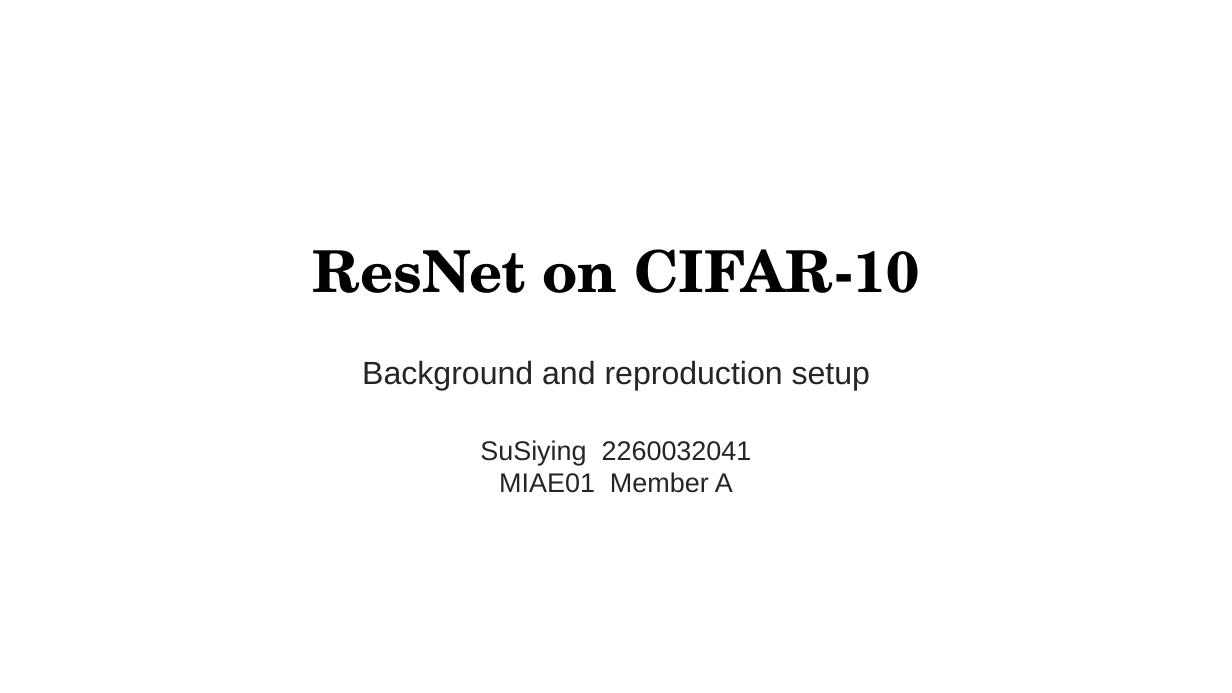
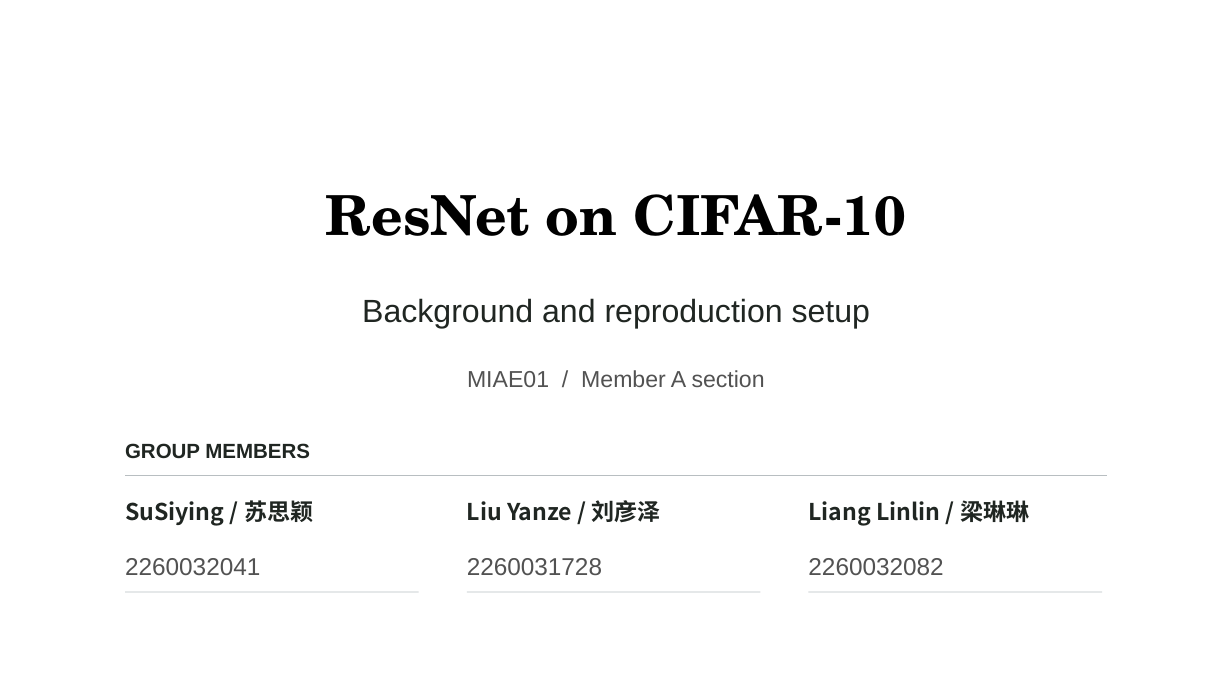
Before and after one commit to liuyanze910-svg/miae01-resnet-replication, a slide deck: slide 1 of docs/slides/week4_a_background_methods.pptx. Drawn at 1232x693 pixels with LibreOffice and Linux fonts; fonts in the diff are those of the drawing; background and template pictures are left out. Boxes give left, top, right and bottom in pixels: in the first picture for what was removed or moved away, otherwise in the second. Text is boxed around its words. In the diff, an @@ line names an element or a change of style, - is before the commit and + after.

Commit message:
2260032041 SuSiying Week4 add bilingual slides and full team cover

```diff
--- a/docs/slides/week4_a_background_methods.pptx
+++ b/docs/slides/week4_a_background_methods.pptx
@@ text "ResNet on CIFAR-10": place and size @@
-text "ResNet on CIFAR-10" at (312, 249, 920, 293)
+text "ResNet on CIFAR-10" at (326, 194, 906, 236)
@@ text "ResNet on CIFAR-10" at (326, 194, 906, 236): size 45 to 43 pt @@
@@ text "Background and reproduction setup": place and size @@
-text "Background and reproduction setup" at (362, 360, 870, 390)
+text "Background and reproduction setup" at (362, 298, 870, 329)
@@ text "Background and reproduction setup" at (362, 298, 870, 329): text colour #252525 to #202622 @@
@@ text at (467, 370, 765, 387): text changed; size 21 to 18 pt; text colour #252525 to #525252 @@
-SuSiying 2260032041
-MIAE01 Member A
+MIAE01 / Member A section
@@ text added at (125, 443, 310, 459), 16 pt, text #202622, bold @@
+GROUP MEMBERS
@@ line added from (125, 476) to (1107, 476), #B8BEC1 0.53 pt @@
@@ text added at (125, 500, 313, 526), 18 pt, text #202622, bold @@
+SuSiying / 苏思颖
@@ text added at (467, 500, 660, 523), 18 pt, text #202622, bold @@
+Liu Yanze / 刘彦泽
@@ text added at (808, 500, 1029, 526), 18 pt, text #202622, bold @@
+Liang Linlin / 梁琳琳
@@ text added at (125, 558, 260, 575), 19 pt, text #525252 @@
+2260032041
@@ text added at (467, 558, 602, 575), 19 pt, text #525252 @@
+2260031728
@@ text added at (808, 558, 943, 575), 19 pt, text #525252 @@
+2260032082
@@ line added from (125, 592) to (419, 592), #B8BEC1 0.53 pt @@
@@ line added from (467, 592) to (761, 592), #B8BEC1 0.53 pt @@
@@ line added from (809, 592) to (1103, 592), #B8BEC1 0.53 pt @@
```
Also in this commit, not shown: 1 other slide changed, 3 other files.
